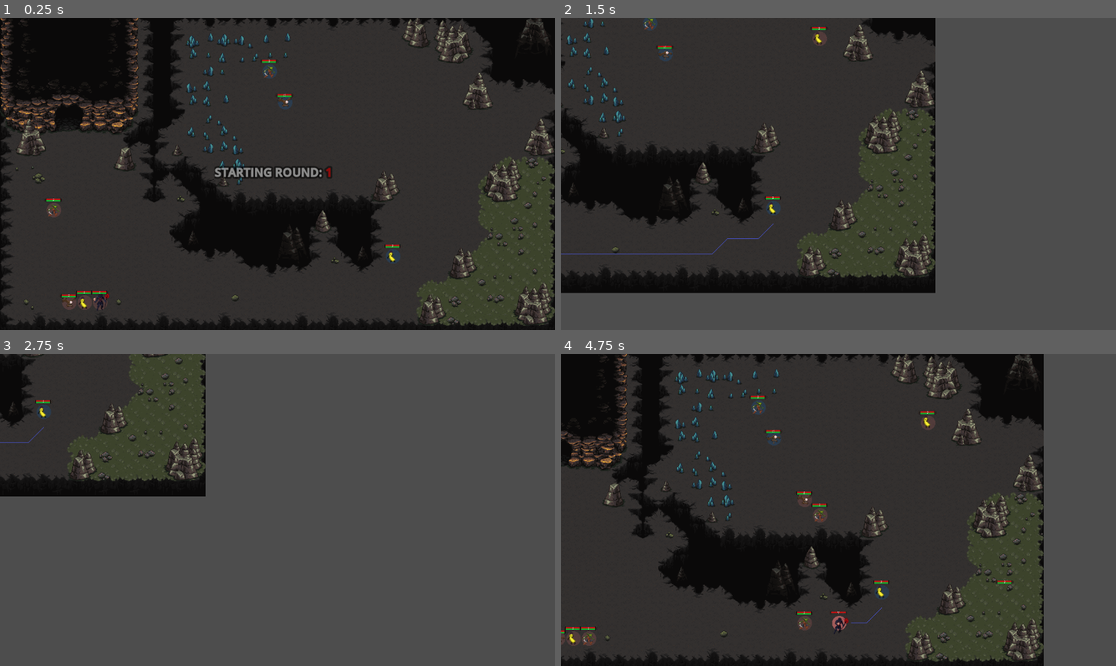
Above: before the commit, frames 1-4 (two rows, left to right).
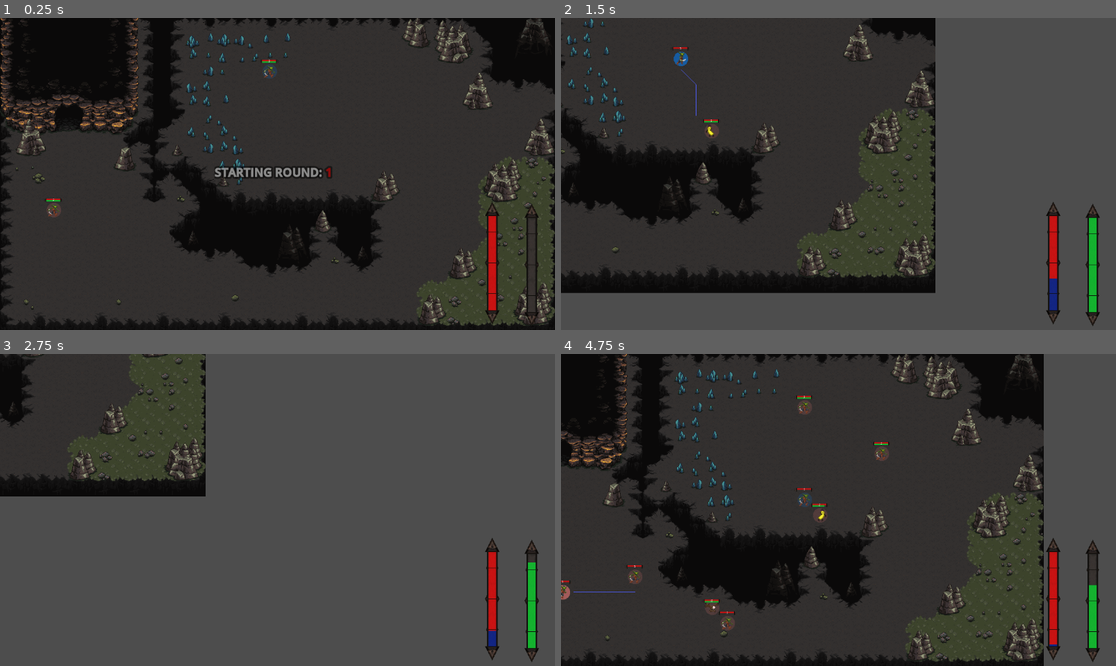
Above: after the commit, the same moments.

Repository: SeeNoirSeeNo/SeeNoHope-The-Final-Bastion
Game: Godot game, scene res://MainScenes/Battle.tscn
Two runs of this game, one before a commit and one after it. Both use one fixed random seed, a clock stepped at 60 frames per second and the inputs below.
Inputs (mouse positions are in pixels of both pictures, inside the frame that each line leads up to):
- Up to frame 1 (0.25 s): no input
- Up to frame 2 (1.5 s): move the mouse to (960, 158) at 0.52 s; hold D (Right) 0.53-1.28 s; hold U (unit) 0.53-1.28 s; click (960, 158) at 0.67 s; move the mouse to (727, 189) at 1.27 s; hold S (Down) from 1.28 s (still down); click (727, 189) at 1.35 s
- Up to frame 3 (2.75 s): tap U (unit) at 1.55 s; move the mouse to (333, 441) at 2.02 s; release S (Down) at 2.03 s; hold D (Right) from 2.03 s (still down); hold U (unit) from 2.03 s (still down)
- Up to frame 4 (4.75 s): move the mouse to (810, 572) at 2.77 s; release D (Right) at 2.78 s; release U (unit) at 2.78 s; hold W (Up) 2.78-3.53 s; tap U (unit) at 2.85, 4.35 s; click (810, 572) at 2.92 s; move the mouse to (1005, 556) at 3.52 s; hold U (unit) 3.53-4.28 s; hold A (Left) from 3.53 s (still down); click (1005, 556) at 3.6 s; move the mouse to (672, 463) at 4.27 s

The runs differ from the first frame. In frame 1, 1.5% of the frame differs, in the area x 10-98%, y 24-99%; in frame 2, 2.1%; in frame 3, 1.6%; in frame 4, 3.1%, in the area x 0-98%, y 13-99%.

Commit message:
Added Prediction&TimeLineBar

Diff:
--- a/Agents&Tools/NavigationGrid/NavigationGrid.gd
+++ b/Agents&Tools/NavigationGrid/NavigationGrid.gd
@@ -18,7 +18,7 @@
 var draw_circles = false
 
 
-func _process(delta):
+func _process(_delta):
 	if draw_circles:
 		var current_mouse_grid_position = get_cell(get_global_mouse_position())
 		if current_mouse_grid_position != previous_mouse_grid_position:
--- a/Agents&Tools/Timeline/Timeline.gd
+++ b/Agents&Tools/Timeline/Timeline.gd
@@ -3,6 +3,7 @@
 class_name Timeline
 
 signal round_finished(current_round)
+signal timeline_updated(timeline)
 
 var current_round : int = 1
 var timeline : Array = [] #List of all units
@@ -13,6 +14,7 @@
 #	print("Adding unit to timeline: ", unit.unit_type)
 	timeline.append(unit)
 	timeline.sort_custom(compare_timeunits)
+	emit_signal("timeline_updated", timeline)
 #	print("Current timeline: ", timeline)
 
 func _on_unit_created(unit):
@@ -21,6 +23,7 @@
 func _on_unit_died(unit):
 	timeline.erase(unit)
 	timeline.sort_custom(compare_timeunits)
+	emit_signal("timeline_updated", timeline)
 #?#	print("Timeline: I ERASED UNIT FROM TIMELINE: ", unit)
 
 
@@ -29,6 +32,7 @@
 	if timeline.size() > 0:
 		if current_unit != null:
 			current_unit.set_active(false)
+		emit_signal("timeline_updated", timeline)
 		current_unit = timeline.front()
 		current_unit = timeline.pop_front()
 #?#		print("Starting turn for unit: ", current_unit.unit_type)
@@ -50,8 +54,9 @@
 		if current_unit != null:
 			timeline.append(current_unit)
 			timeline.sort_custom(compare_timeunits)
-			for unit in timeline:
-				var tu = unit.current_timeunits
+			#emit_signal("timeline_updated", timeline)
+#?#			for unit in timeline:
+#?#				var tu = unit.current_timeunits
 #?#				print(unit, "My Time units: ", tu)
 #?#			print("Current timeline AFTER custom sorting: ", timeline)
 			current_unit = null
@@ -72,7 +77,7 @@
 func print_timeunits(timeline : Array) -> void:
 	for unit in timeline:
 		var tu = unit.current_timeunits
-#?#		print(unit, "My Time units: ", tu)
+		print(unit, "My Time units: ", tu)
 
 func all_units_done_for_round() -> bool:
 	for unit in timeline:
--- a/BattleMaps/Caves/BaseCave.tscn
+++ b/BattleMaps/Caves/BaseCave.tscn
@@ -3299,23 +3299,11 @@
 layer_0/name = "Floor"
 layer_0/tile_data = PackedInt32Array(0, 2293760, 8, 65536, 2293760, 9, 131072, 2293760, 10, 196608, 2293760, 10, 1, 242 …(15602 unchanged characters)…
 layer_1/name = "Walls"
-layer_1/enabled = true
-layer_1/modulate = Color(1, 1, 1, 1)
-layer_1/y_sort_enabled = false
-layer_1/y_sort_origin = 0
 layer_1/z_index = 2
 layer_1/tile_data = PackedInt32Array(131072, 131072, 3, 196608, 131072, 4, 262144, 131072, 5, 327680, 131072, 6, 393216 …(1411 unchanged characters)…
 layer_2/name = "Props"
-layer_2/enabled = true
-layer_2/modulate = Color(1, 1, 1, 1)
-layer_2/y_sort_enabled = false
-layer_2/y_sort_origin = 0
 layer_2/z_index = 3
 layer_2/tile_data = PackedInt32Array(524299, 720897, 3, 524295, 458753, 2, 589831, 458753, 3, 524296, 524289, 2, 589832 …(2864 unchanged characters)…
 layer_3/name = "Grass"
-layer_3/enabled = true
-layer_3/modulate = Color(1, 1, 1, 1)
-layer_3/y_sort_enabled = false
-layer_3/y_sort_origin = 0
 layer_3/z_index = 1
 layer_3/tile_data = PackedInt32Array(1179681, 786432, 35, 1179682, 786432, 35, 1245218, 720896, 37, 1245217, 786432, 37 …(1331 unchanged characters)…
--- /dev/null
+++ b/Graphics & UI/Battle_UI/TimeLineBar.gd
@@ -0,0 +1,13 @@
+extends TextureProgressBar
+
+
+func _on_timeline_updated(timeline):
+	var combined_max_tu : int = 0
+	for unit in timeline:
+		combined_max_tu += unit.timeunits
+	max_value = combined_max_tu
+
+	var combined_tu : int = 0
+	for unit in timeline:
+		combined_tu += unit.current_timeunits
+	value = combined_tu
--- /dev/null
+++ b/Graphics & UI/Battle_UI/TimeLineBar.tscn
@@ -0,0 +1,11 @@
+[gd_scene load_steps=2 format=3 uid="uid://cem2us2b5a6b6"]
+
+[ext_resource type="Script" path="res://Graphics & UI/Battle_UI/TimeLineBar.gd" id="1_mnror"]
+
+[node name="TimeLineBar" type="ProgressBar"]
+self_modulate = Color(1, 0.462745, 1, 1)
+offset_right = 160.0
+offset_bottom = 37.0
+value = 100.0
+fill_mode = 1
+script = ExtResource("1_mnror")
--- a/Graphics & UI/Battle_UI/battle_ui.tscn
+++ b/Graphics & UI/Battle_UI/battle_ui.tscn
@@ -1,8 +1,10 @@
-[gd_scene load_steps=4 format=3 uid="uid://c3tc28a0qxxdy"]
+[gd_scene load_steps=6 format=3 uid="uid://c3tc28a0qxxdy"]
 
 [ext_resource type="Script" path="res://Graphics & UI/Battle_UI/battle_ui.gd" id="1_3etos"]
 [ext_resource type="PackedScene" uid="uid://vcvi408es4ox" path="res://Graphics & UI/NextRound/next_round.tscn" id="1_dm4j5"]
 [ext_resource type="AudioStream" uid="uid://dfbtct7t2i0pr" path="res://Graphics & UI/Battle_UI/Wooosh.wav" id="2_kg1pj"]
+[ext_resource type="PackedScene" uid="uid://car60c06y40c" path="res://Graphics & UI/Healthbar/Timelinebar.tscn" id="4_bpllq"]
+[ext_resource type="PackedScene" uid="uid://bthwnu1ep3dkc" path="res://Graphics & UI/Healthbar/PredictionBar.tscn" id="5_5aiwx"]
 
 [node name="Battle_UI" type="CanvasLayer"]
 script = ExtResource("1_3etos")
@@ -37,3 +39,16 @@
 bbcode_enabled = true
 text = "asdpj sadj poasd koasdkpo asdpo "
 autowrap_mode = 0
+
+[node name="TimeLineBar" parent="Control" instance=ExtResource("4_bpllq")]
+layout_mode = 0
+offset_left = 1120.0
+offset_top = 385.0
+offset_right = 1376.0
+offset_bottom = 417.0
+
+[node name="PredictionBar" parent="Control" instance=ExtResource("5_5aiwx")]
+offset_left = 1038.0
+offset_top = 381.0
+offset_right = 1294.0
+offset_bottom = 413.0
--- /dev/null
+++ b/Graphics & UI/Healthbar/PredictionBar.gd
@@ -0,0 +1,13 @@
+extends TextureProgressBar
+
+func _on_timeline_updated(timeline):
+	var combined_max_hp : int = 0
+	for unit in timeline:
+		combined_max_hp += unit.health_points
+	max_value = combined_max_hp
+
+	var combined_player_hp : int = 0
+	for unit in timeline:
+		if unit.group == "Player":
+			combined_player_hp += unit.current_health_points
+	value = combined_player_hp
--- /dev/null
+++ b/Graphics & UI/Healthbar/PredictionBar.tscn
@@ -0,0 +1,29 @@
+[gd_scene load_steps=5 format=3 uid="uid://bthwnu1ep3dkc"]
+
+[ext_resource type="Texture2D" uid="uid://cbng8gacteshv" path="res://Graphics & UI/Healthbar/enemy_health_bar_001.png" id="1_n2oss"]
+[ext_resource type="Texture2D" uid="uid://bdou4d2ow2mvm" path="res://Graphics & UI/Healthbar/enemy_health_bar_foreground_003.png" id="2_p5hl8"]
+[ext_resource type="Texture2D" uid="uid://s0rfju4n3gky" path="res://Graphics & UI/Healthbar/enemy_mana_bar_001.png" id="3_lhhp8"]
+[ext_resource type="Script" path="res://Graphics & UI/Healthbar/PredictionBar.gd" id="4_8ye5v"]
+
+[node name="PredictionBar" type="TextureProgressBar"]
+z_index = 5
+offset_left = 32.0
+offset_right = 288.0
+offset_bottom = 32.0
+rotation = 1.5708
+value = 66.0
+fill_mode = 1
+texture_under = ExtResource("1_n2oss")
+texture_over = ExtResource("2_p5hl8")
+texture_progress = ExtResource("3_lhhp8")
+script = ExtResource("4_8ye5v")
+
+[node name="ValueLabel" type="Label" parent="."]
+visible = false
+layout_mode = 0
+offset_left = 98.0
+offset_right = 159.999
+offset_bottom = 26.0
+text = "200"
+horizontal_alignment = 1
+vertical_alignment = 2
--- /dev/null
+++ b/Graphics & UI/Healthbar/Timelinebar.tscn
@@ -0,0 +1,29 @@
+[gd_scene load_steps=5 format=3 uid="uid://car60c06y40c"]
+
+[ext_resource type="Texture2D" uid="uid://dgqpjgqelq22r" path="res://Graphics & UI/Healthbar/enemy_health_bar_background_001.png" id="1_rbv2u"]
+[ext_resource type="Texture2D" uid="uid://bdou4d2ow2mvm" path="res://Graphics & UI/Healthbar/enemy_health_bar_foreground_003.png" id="2_8by8y"]
+[ext_resource type="Texture2D" uid="uid://c51tucm3koqeq" path="res://Graphics & UI/Healthbar/enemy_health_bar_003.png" id="3_w8gnu"]
+[ext_resource type="Script" path="res://Graphics & UI/Battle_UI/TimeLineBar.gd" id="4_tqhbh"]
+
+[node name="Timeline_bar" type="TextureProgressBar"]
+z_index = 5
+offset_left = 32.0
+offset_right = 288.0
+offset_bottom = 32.0
+rotation = 1.5708
+value = 66.0
+fill_mode = 1
+texture_under = ExtResource("1_rbv2u")
+texture_over = ExtResource("2_8by8y")
+texture_progress = ExtResource("3_w8gnu")
+script = ExtResource("4_tqhbh")
+
+[node name="ValueLabel" type="Label" parent="."]
+visible = false
+layout_mode = 0
+offset_left = 98.0
+offset_right = 159.999
+offset_bottom = 26.0
+text = "200"
+horizontal_alignment = 1
+vertical_alignment = 2
--- a/MainScenes/Battle.gd
+++ b/MainScenes/Battle.gd
@@ -8,6 +8,8 @@
 @onready var navigation_grid : NavigationGrid = $Agents/NavigationGrid
 @onready var unit_factory : UnitFactory = $Agents/UnitFactory
 @onready var timeline : Timeline = $Agents/Timeline
+@onready var timeline_bar = $Battle_UI/Control/TimeLineBar
+@onready var prediction_bar = $Battle_UI/Control/PredictionBar
 @onready var battle_ui = $Battle_UI
 
 ### VARIABLES ###
@@ -19,12 +21,12 @@
 	map_picker.load_map() #Load a map (at random)
 
 	unit_factory.create_unit("CaveGoblin", Vector2i(17,3), "Player", "Player", true)
-	unit_factory.create_unit("FlyingEye", Vector2i(18,5), "Player", "Player", true)
-	unit_factory.create_unit("BananaMan", Vector2i(25,15), "Player", "Player", true)
+#	unit_factory.create_unit("FlyingEye", Vector2i(18,5), "Player", "Player", true)
+#	unit_factory.create_unit("BananaMan", Vector2i(25,15), "Player", "Player", true)
 	unit_factory.create_unit("CaveGoblin", Vector2i(3,12), "Enemy", "Enemy", true)
-	unit_factory.create_unit("FlyingEye", Vector2i(4,18), "Enemy", "Enemy", true)
-	unit_factory.create_unit("BananaMan", Vector2i(5,18), "Enemy", "Enemy", true)
-	unit_factory.create_unit("Necromancer", Vector2i(6,18), "Enemy", "Enemy", true)
+#	unit_factory.create_unit("FlyingEye", Vector2i(4,18), "Enemy", "Enemy", true)
+#	unit_factory.create_unit("BananaMan", Vector2i(5,18), "Enemy", "Enemy", true)
+#	unit_factory.create_unit("Necromancer", Vector2i(6,18), "Enemy", "Enemy", true)
 
 	Audioplayer.play_music(music)
 
@@ -39,6 +41,8 @@
 		unit_factory.unit_created.connect(self._on_unit_created)
 		timeline.round_finished.connect(battle_ui._on_round_finished)
 		timeline.round_finished.connect(unit_factory._on_round_finished)
+		timeline.timeline_updated.connect(timeline_bar._on_timeline_updated)
+		timeline.timeline_updated.connect(prediction_bar._on_timeline_updated)
 func _on_unit_created(unit):
 	unit.turn_finished.connect(timeline._on_turn_finished)
 	unit.unit_died.connect(timeline._on_unit_died)
